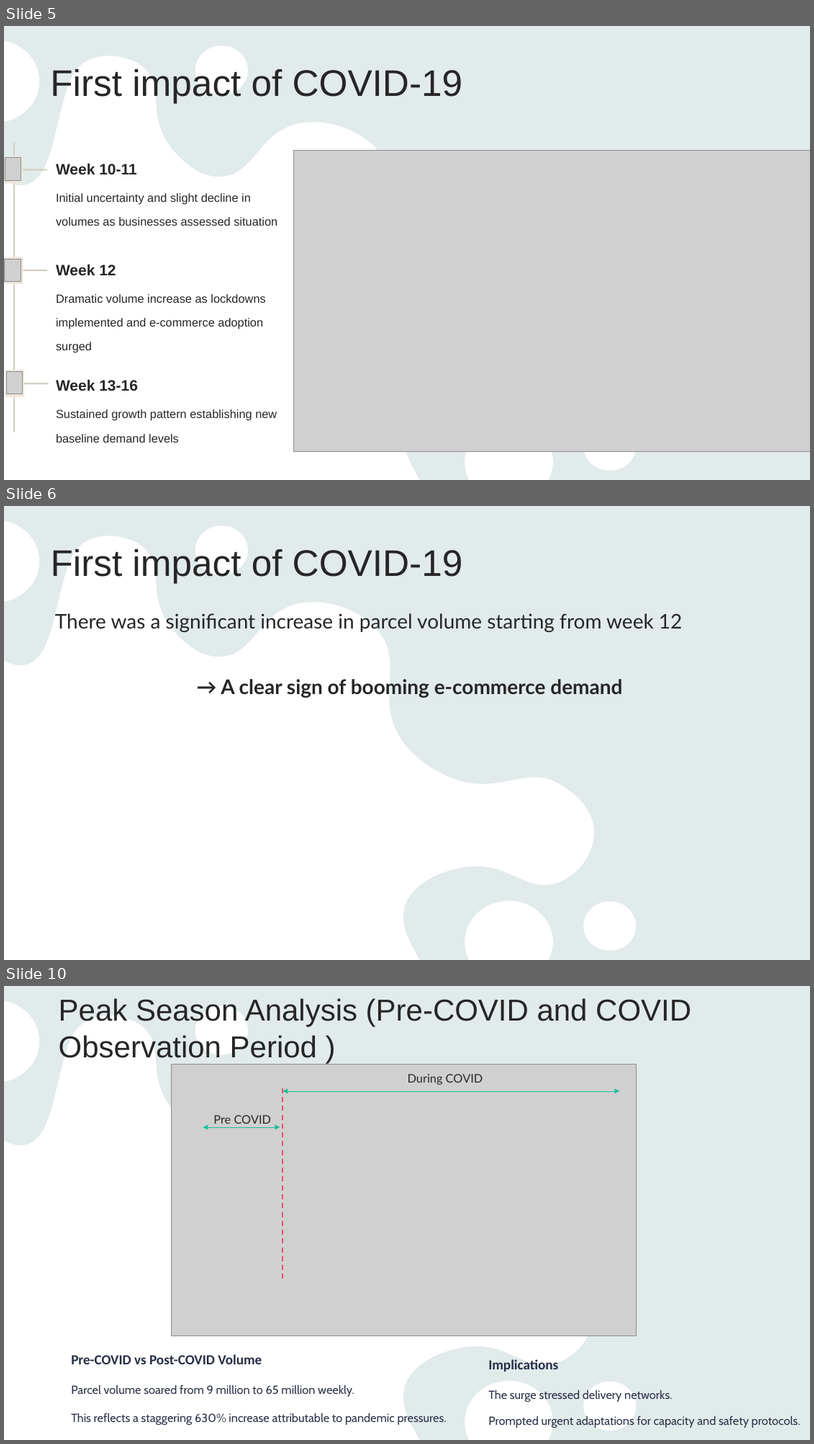
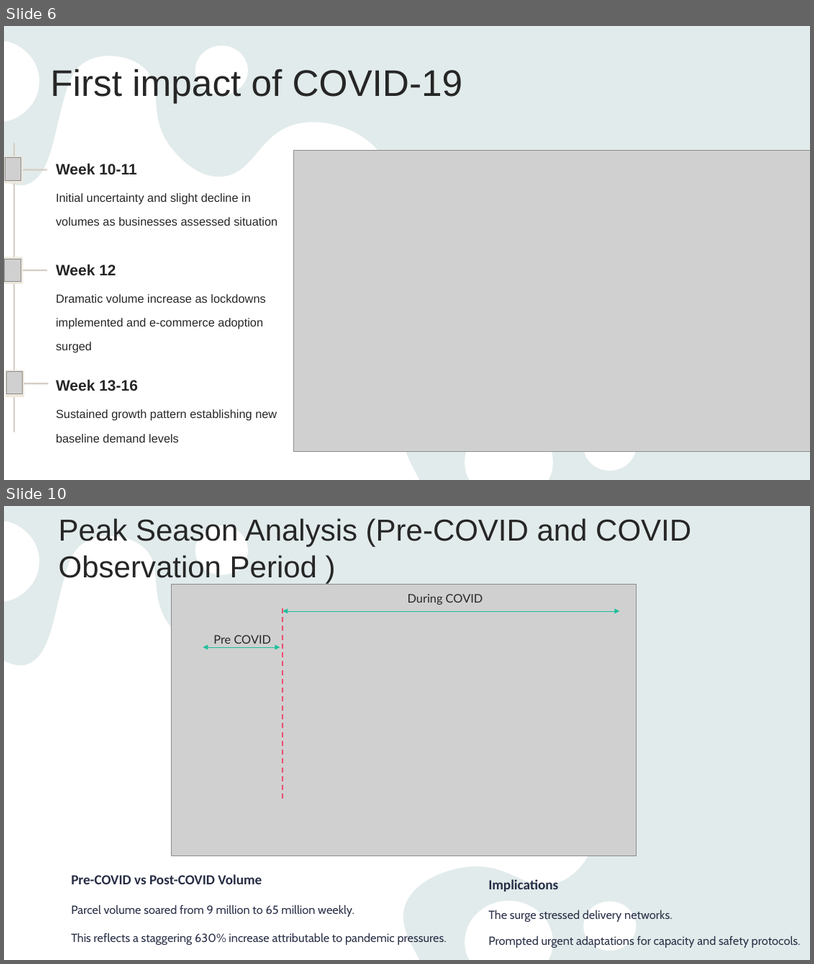
Before and after one commit to anhquanbui/finalprojectg7, a slide deck: Project.pptx. Shown one above the other, each under a label of ours: slides 5, 6 and 10 before the commit, slides 6 and 10 after it; the slides between them are not shown. The pictures are 814x1444 and 814x964 pixels, drawn with LibreOffice and Linux fonts; fonts in the diff are those of the drawing; grey boxes stand for pictures. Boxes give left, top, right and bottom in pixels: in the first picture for what was removed or moved away, otherwise in the second. Text is boxed around its words. In the diff, an @@ line names an element or a change of style, - is before the commit and + after.

```diff
--- a/Project.pptx
+++ b/Project.pptx
@@ slide 6 removed at [4,506,810,960], background #E9F3F3; not listed: 2 template elements that a slide beside it also shows @@
@@ title removed at [51,548,463,583] @@
-First impact of COVID-19
@@ subtitle removed at [55,613,682,698] @@
-There was a significant increase in parcel volume starting from week 12
-→ A clear sign of booming e-commerce demand
@@ what was slide 5 is now slide 6 @@
```
Also in this commit, not shown: 4 slides changed, 6 slides added, 5 other slides removed.
